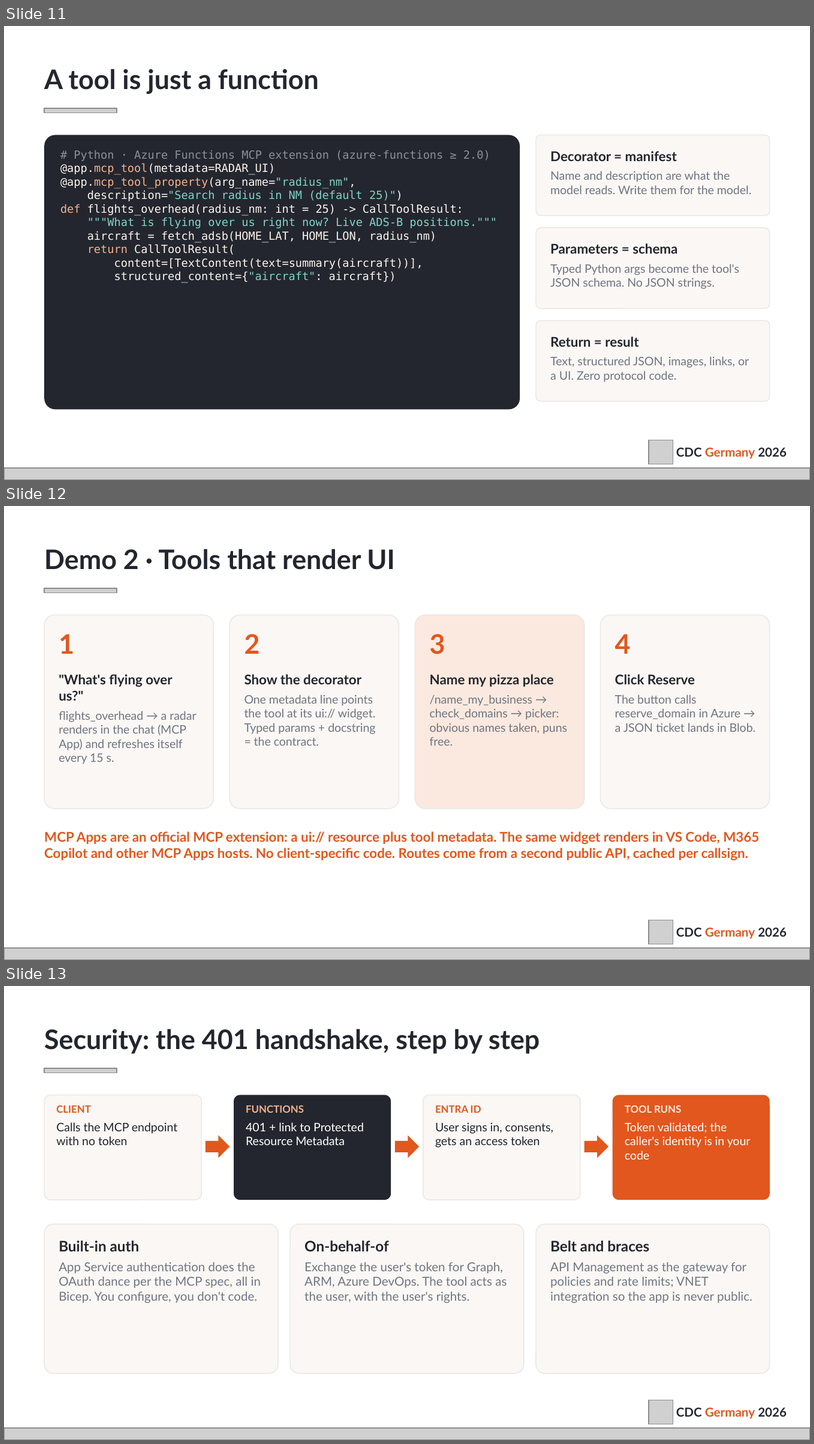
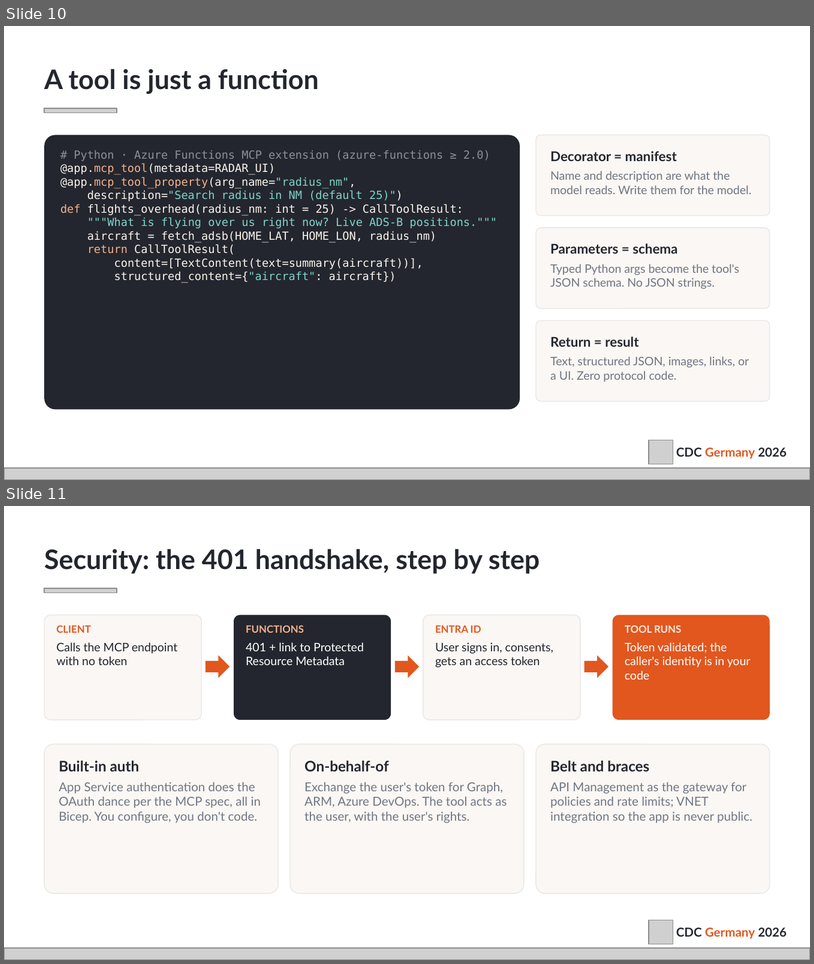
Before and after one commit to bakionur/azure-functions-mcp-cdc, a slide deck: docs/CDC2026_Okutucu_MCP-Azure-Functions.pptx. Shown one above the other, each under a label of ours: slides 11, 12 and 13 before the commit, slides 10 and 11 after it. The pictures are 814x1444 and 814x964 pixels, drawn with LibreOffice and Linux fonts; fonts in the diff are those of the drawing; grey boxes stand for pictures. Boxes give left, top, right and bottom in pixels: in the first picture for what was removed or moved away, otherwise in the second. Text is boxed around its words. In the diff, an @@ line names an element or a change of style, - is before the commit and + after.

```diff
--- a/docs/CDC2026_Okutucu_MCP-Azure-Functions.pptx
+++ b/docs/CDC2026_Okutucu_MCP-Azure-Functions.pptx
@@ slide 12 removed at bbox=[4, 506, 810, 960], background #FFFFFF @@
@@ text removed at bbox=[44, 549, 395, 570] @@
-Demo 2 · Tools that render UI
@@ picture removed at bbox=[44, 588, 117, 593] @@
@@ rounded rectangle removed at bbox=[44, 615, 213, 808] @@
@@ rounded rectangle removed at bbox=[230, 615, 399, 808] @@
@@ rounded rectangle removed at bbox=[415, 615, 585, 808] @@
@@ rounded rectangle removed at bbox=[601, 615, 770, 808] @@
@@ text removed at bbox=[59, 634, 74, 654] @@
-1
@@ text removed at bbox=[245, 634, 260, 654] @@
-2
@@ text removed at bbox=[430, 634, 446, 654] @@
-3
@@ text removed at bbox=[615, 634, 631, 654] @@
-4
@@ text removed at bbox=[59, 674, 196, 764] @@
-"What's flying over us?"
-flights_overhead → a radar renders in the chat (MCP App) and refreshes itself every 15 s.
@@ text removed at bbox=[245, 674, 376, 745] @@
-Show the decorator
-One metadata line points the tool at its ui:// widget. Typed params + docstring = the contract.
@@ text removed at bbox=[430, 674, 567, 745] @@
-Name my pizza place
-/name_my_business → check_domains → picker: obvious names taken, puns free.
@@ text removed at bbox=[615, 674, 756, 732] @@
-Click Reserve
-The button calls reserve_domain in Azure → a JSON ticket lands in Blob.
@@ text removed at bbox=[44, 831, 759, 860] @@
-MCP Apps are an official MCP extension: a ui:// resource plus tool metadata. The same widget renders in VS Code, M365 Copilot and other MCP Apps hosts. No client-specific code. Routes come from a second public API, cached per callsign.
@@ picture removed at bbox=[649, 919, 674, 944] @@
@@ text removed at bbox=[677, 927, 787, 939] @@
-CDC Germany 2026
@@ picture removed at bbox=[4, 947, 810, 959] @@
@@ what was slide 11 is now slide 10 @@
@@ what was slide 13 is now slide 11 @@
```
Also in this commit, not shown: 3 slides changed, 7 slides added, 2 other slides removed.
